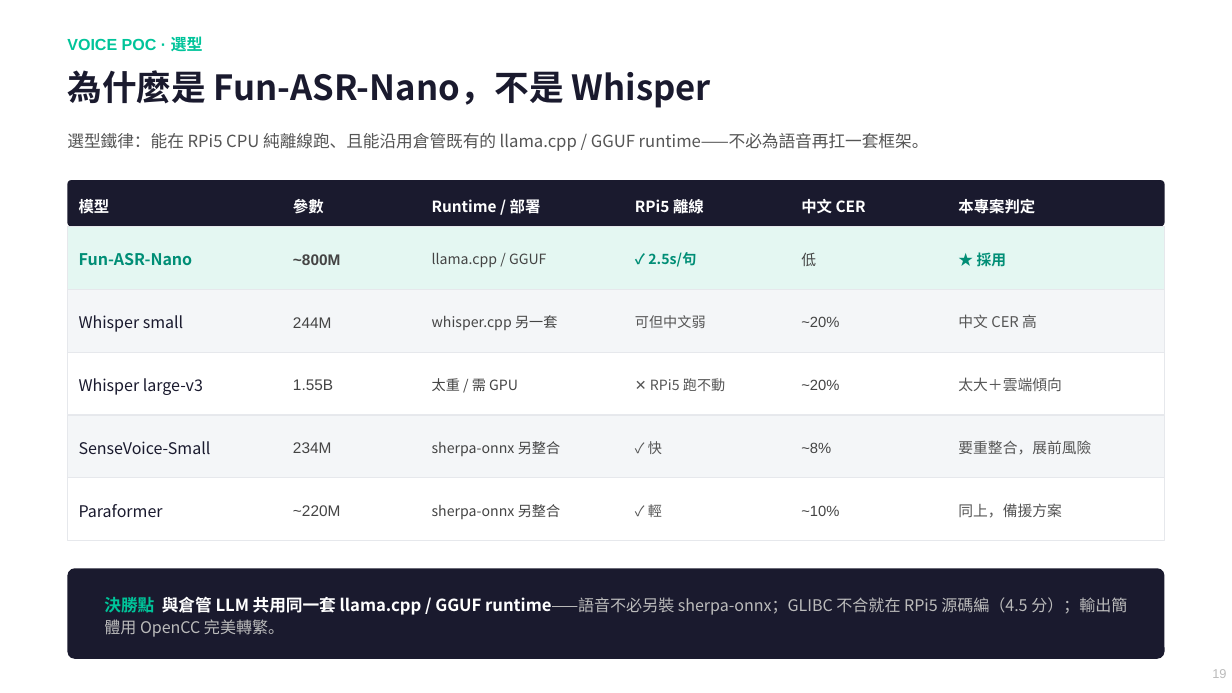
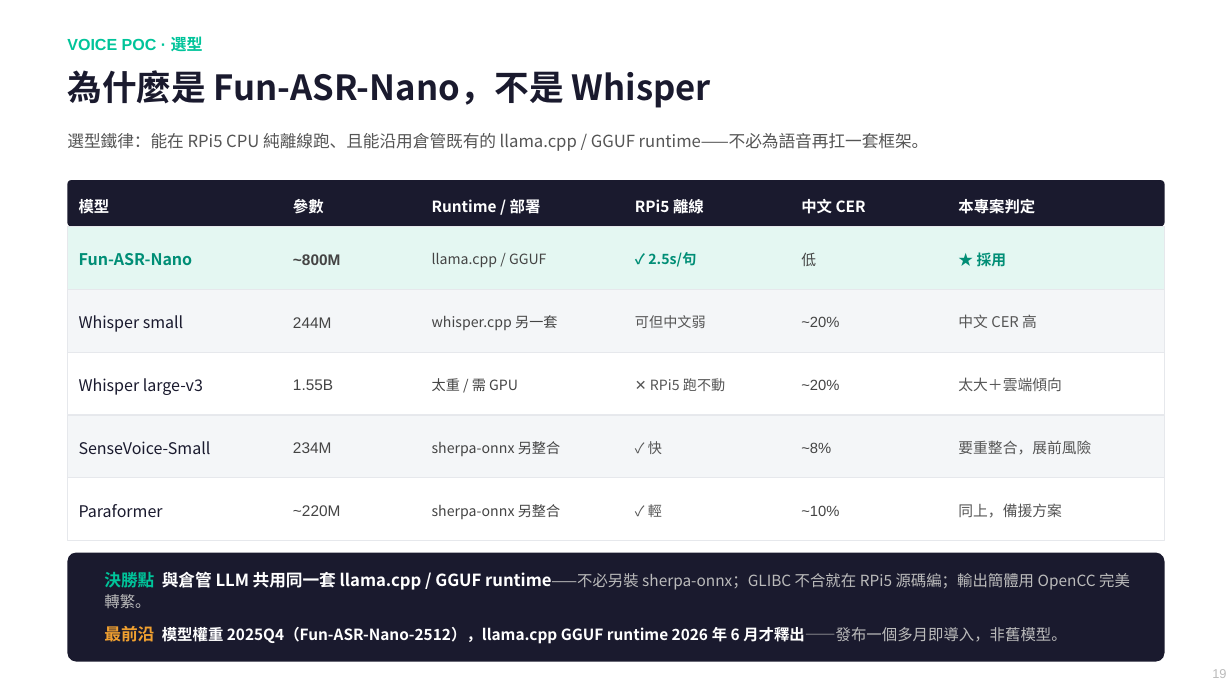
Before and after one commit to chunyen627-afk/warehouse-v2-agent, a slide deck: slide 19 of 倉管Agent_專案簡報.pptx. Drawn at 1232x693 pixels with LibreOffice and Linux fonts; fonts in the diff are those of the drawing. Boxes give left, top, right and bottom in pixels: in the first picture for what was removed or moved away, otherwise in the second. Text is boxed around its words. In the diff, an @@ line names an element or a change of style, - is before the commit and + after.

```diff
--- a/倉管Agent_專案簡報.pptx
+++ b/倉管Agent_專案簡報.pptx
@@ rounded rectangle: place and size @@
-rounded rectangle at box(67, 568, 1165, 659)
+rounded rectangle at box(67, 553, 1165, 662)
@@ text at box(104, 572, 1130, 608): text changed; size 12.5 to 12 pt @@
-決勝點 與倉管 LLM 共用同一套 llama.cpp / GGUF runtime——語音不必另裝 sherpa-onnx；GLIBC 不合就在 RPi5 源碼編（4.5 分）；輸出簡體用 OpenCC 完美轉繁。
+決勝點 與倉管 LLM 共用同一套 llama.cpp / GGUF runtime——不必另裝 sherpa-onnx；GLIBC 不合就在 RPi5 源碼編；輸出簡體用 OpenCC 完美轉繁。
@@ text added at box(104, 624, 1066, 644), 12 pt, text #FFFFFF, bold @@
+最前沿 模型權重 2025Q4（Fun-ASR-Nano-2512），llama.cpp GGUF runtime 2026 年 6 月才釋出——發布一個多月即導入，非舊模型。
```
Also in this commit, not shown: 6 other slides changed, 1 slide added, 1 other file.
